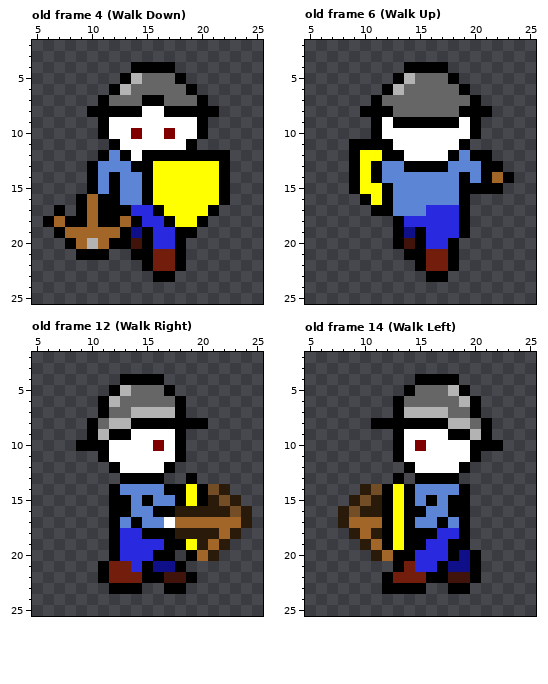
Edited in one commit: pixel-art file (resources/metasprites/dungeon/crossbow-man.aseprite). That is the earlier state.
32x32 pixels, 24 frames. Shown: old frame 4 (Walk Down): x 5..25, y 2..25; old frame 6 (Walk Up): x 5..25, y 2..25; old frame 12 (Walk Right): x 5..25, y 2..25; old frame 14 (Walk Left): x 5..25, y 2..25.
After the commit:
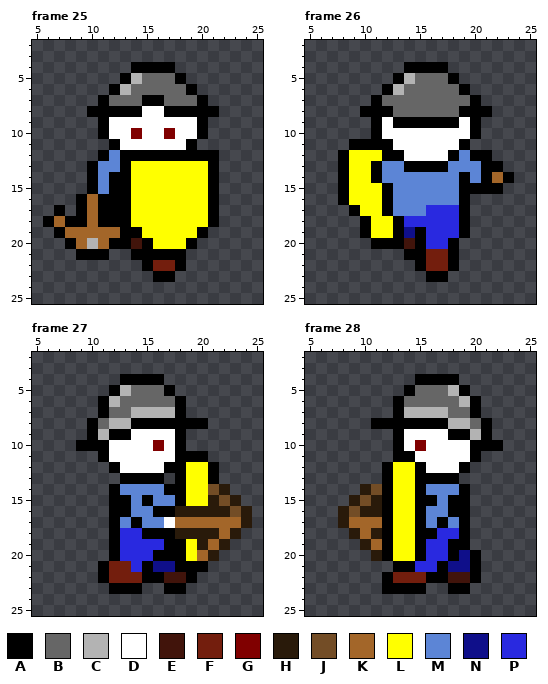
Palette (. is transparent): A #000000  B #666666  C #b3b3b3  D #ffffff  E #41140b  F #731e0d  G #800000  H #291a0a  J #734d26  K #a36629  L #ffff00  M #5c85d6  N #0f0f8a  P #2929e0
A new or re-ordered frame is compared with the old frame closest to it.
The edit:
frames 24 -> 28
Frame 25 is new; against old frame 4 (Walk Down), layers "Crossbow", "Shield":
y 12: x 14 D -> A; x 22 A -> .
y 13: x 13..15 MAA -> ALL; x 21..22 LA -> A.
y 14..16: x 13..15 MMA -> ALL; x 21..22 LA -> A.
y 17: x 14..16 PPA -> LLL
y 18: x 13..17 KAPPA -> ALLLL; x 20..21 A. -> LA
y 19: x 14..20 NAPPAA. -> ALLLLLA
y 20: x 16..19 PPA. -> LLLA
y 21: x 16..17 FF -> AA
Frame 26 is new; against old frame 6 (Walk Up), layers "Crossbow", "Shield (Back)":
y 12..15: x 8..9 .A -> AL
y 16: x 8..10 ..A -> ALL
y 17: x 9..11 ..A -> ALL
y 18..19: x 10..12 ... -> ALL
y 20: x 11..12 .. -> AA
Frame 27 is new; against old frame 12 (Walk Right), layer "Shield (Back)":
y 11: x 19..20 .. -> AA
y 12: x 18..21 .... -> ALLA
y 13: x 18..21 .A.. -> ALLA
y 14..15: x 20 A -> L
y 20: x 18..19 .A -> AL
y 21: x 19..20 .. -> AA
Frame 28 is new; against old frame 14 (Walk Left), layer "Shield":
y 11: x 14 D -> A
y 12: x 12..15 ..AD -> ALLA
y 13: x 12..14 .A. -> ALL
y 14..15: x 14..15 AM -> LA
y 16: x 14 A -> L
y 17: x 14..15 AM -> LA
y 18..19: x 14 A -> L
y 20: x 12..15 KAAP -> ALLA
y 21: x 14 F -> A
